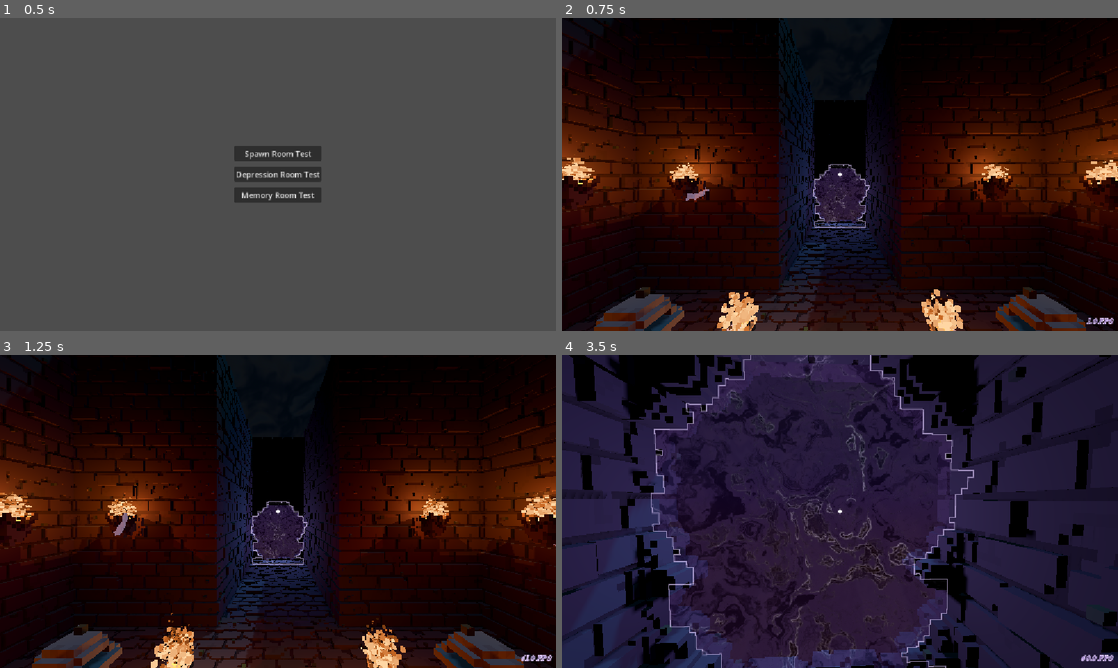
Above: before the commit, frames 1-4 (two rows, left to right).
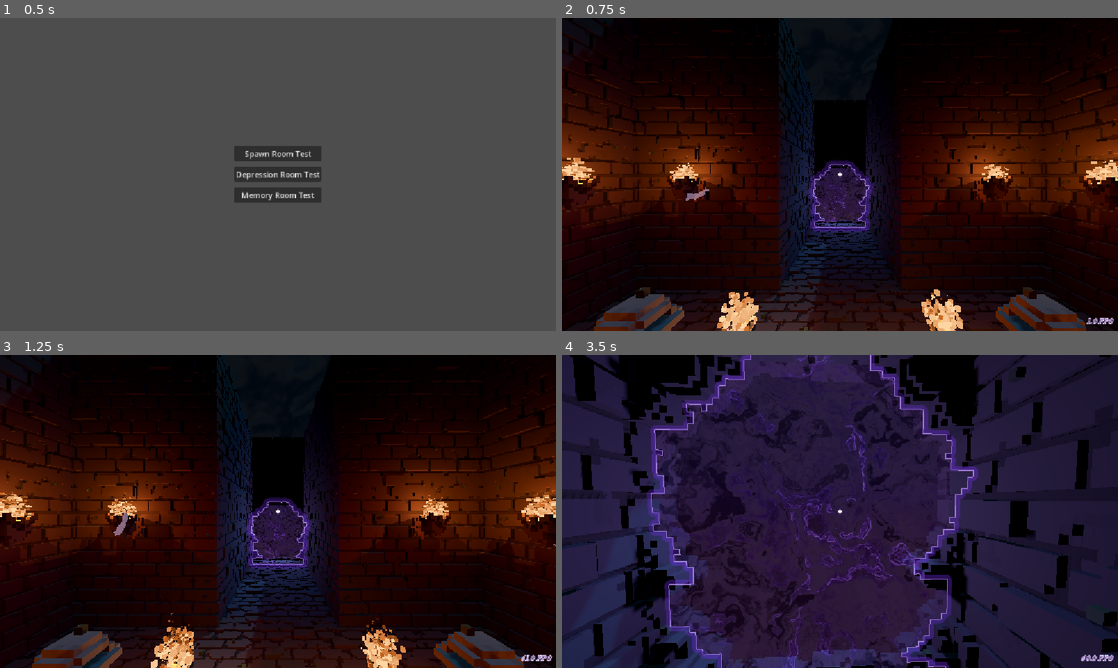
Above: after the commit, the same moments.

Repository: Josephblt/the-loop
Game: Godot game, scene res://tests/test_scene_menu.tscn
Same seed, same stepped clock (60 frames per second), same inputs: the game is played once before the commit and once after it.
Inputs (mouse positions are in pixels of both pictures, inside the frame that each line leads up to):
- Up to frame 1 (0.5 s): no input
- Up to frame 2 (0.75 s): click "Spawn Room Test" at 0.5 s
- Up to frame 3 (1.25 s): no input
- Up to frame 4 (3.5 s): move the mouse to (867, 511) at 1.27 s; hold W (Forward) from 1.28 s (still down); click (867, 511) at 1.35 s; tap Space (Jump) at 1.52, 2.27 s; move the mouse to (812, 511) at 2.02 s; tap Shift (Walk) at 2.1 s; move the mouse to (851, 505) at 2.77 s; click (851, 505) at 2.85 s

Frame 1 is identical in both runs. In frame 2, 0.8% of the frame differs, in the area x 44-57%, y 45-69%; in frame 3, 0.7%; in frame 4, 4.4%, in the area x 15-75%, y 0-100%.

Commit message:
Add dedicated portal rim shader

Diff:
--- /dev/null
+++ b/src/assets/materials/effects/portal_rim_material.tres
@@ -0,0 +1,12 @@
+[gd_resource type="ShaderMaterial" format=3]
+
+[ext_resource type="Shader" path="res://shaders/portal_rim.gdshader" id="1_portal_rim"]
+
+[resource]
+shader = ExtResource("1_portal_rim")
+shader_parameter/core_color = Color(0.92, 0.82, 1, 1)
+shader_parameter/halo_color = Color(0.48, 0.18, 1, 0.55)
+shader_parameter/core_width = 2.0
+shader_parameter/halo_width = 10.0
+shader_parameter/pulse_speed = 2.2
+shader_parameter/pulse_strength = 0.22
--- a/src/game/actors/player.tscn
+++ b/src/game/actors/player.tscn
@@ -3,6 +3,7 @@
 [ext_resource type="Script" uid="uid://dwj8clsjj6iqy" path="res://scripts/game/actors/player/player.gd" id="1_8itsh"]
 [ext_resource type="Script" uid="uid://dfs8wj1kaybuq" path="res://scripts/game/actors/player/outline_camera.gd" id="2_fyoa2"]
 [ext_resource type="Material" uid="uid://0y0hhoo7hqlx" path="res://assets/materials/effects/outline_material.tres" id="3_3kwvn"]
+[ext_resource type="Material" path="res://assets/materials/effects/portal_rim_material.tres" id="4_portal_rim"]
 [ext_resource type="Material" uid="uid://cdtwaue1fnyls" path="res://assets/materials/ui/dissolve_canvas_item_material.tres" id="3_bfqtb"]
 [ext_resource type="FontFile" uid="uid://cyerm0c5sb0ox" path="res://assets/fonts/IbarraRealNova-BoldItalic.ttf" id="4_btjqu"]
 [ext_resource type="Script" uid="uid://ckunku72jtdu0" path="res://scripts/game/ui/fps.gd" id="5_btjqu"]
@@ -65,6 +66,17 @@
 cull_mask = 1047554
 current = true
 
+[node name="PortalRimViewport" type="SubViewport" parent="Camera3D"]
+unique_name_in_owner = true
+transparent_bg = true
+render_target_update_mode = 4
+
+[node name="PortalRimCamera3D" type="Camera3D" parent="Camera3D/PortalRimViewport"]
+unique_name_in_owner = true
+transform = Transform3D(1, 0, 0, 0, 1, 0, 0, 0, 1, 0, 3, 0)
+cull_mask = 512
+current = true
+
 [node name="AudioListener3D" type="AudioListener3D" parent="." unique_id=1594547787]
 current = true
 
@@ -118,3 +130,14 @@
 grow_vertical = 2
 mouse_filter = 2
 expand_mode = 1
+
+[node name="PortalRimTextureRect" type="TextureRect" parent="CanvasLayer/Outline"]
+unique_name_in_owner = true
+material = ExtResource("4_portal_rim")
+anchors_preset = 15
+anchor_right = 1.0
+anchor_bottom = 1.0
+grow_horizontal = 2
+grow_vertical = 2
+mouse_filter = 2
+expand_mode = 1
--- a/src/game/effects/gate.tscn
+++ b/src/game/effects/gate.tscn
@@ -70,7 +70,7 @@
 
 [node name="CSGPolygon3D" type="CSGPolygon3D" parent="Barrier" unique_id=83916657]
 transform = Transform3D(1, 0, 0, 0, 1, 0, 0, 0, 1, 0, 0, -2.8)
-layers = 3
+layers = 513
 cast_shadow = 0
 polygon = PackedVector2Array(-2.1000001, 0, -2.1000001, 0.1, -1.5, 0.1, -1.5, 0.4, -1.8000001, 0.4, -1.8000001, 0.5, -1 …(1551 unchanged characters)…
 depth = 0.01
--- a/src/scripts/game/actors/player/outline_camera.gd
+++ b/src/scripts/game/actors/player/outline_camera.gd
@@ -4,22 +4,30 @@
 @onready var outline_viewport: SubViewport = %OutlineViewport
 @onready var outline_camera: Camera3D = %OutlineCamera3D
 @onready var outline_texture_rect: TextureRect = %OutlineTextureRect
+@onready var portal_rim_viewport: SubViewport = %PortalRimViewport
+@onready var portal_rim_camera: Camera3D = %PortalRimCamera3D
+@onready var portal_rim_texture_rect: TextureRect = %PortalRimTextureRect
 
 
 func _ready() -> void:
 	outline_viewport.world_3d = get_viewport().world_3d
+	portal_rim_viewport.world_3d = get_viewport().world_3d
 	outline_camera.make_current()
+	portal_rim_camera.make_current()
 
 	outline_texture_rect.texture = outline_viewport.get_texture()
+	portal_rim_texture_rect.texture = portal_rim_viewport.get_texture()
 
 	get_viewport().size_changed.connect(_sync_outline_viewport_size)
 
 	_sync_outline_viewport_size()
 	_sync_outline_camera()
+	_sync_portal_rim_camera()
 
 
 func _process(_delta: float) -> void:
 	_sync_outline_camera()
+	_sync_portal_rim_camera()
 
 
 func _sync_outline_camera() -> void:
@@ -35,6 +43,20 @@
 	outline_camera.v_offset = v_offset
 
 
+func _sync_portal_rim_camera() -> void:
+	portal_rim_camera.global_transform = global_transform
+	portal_rim_camera.projection = projection
+	portal_rim_camera.fov = fov
+	portal_rim_camera.size = size
+	portal_rim_camera.near = near
+	portal_rim_camera.far = far
+	portal_rim_camera.keep_aspect = keep_aspect
+	portal_rim_camera.frustum_offset = frustum_offset
+	portal_rim_camera.h_offset = h_offset
+	portal_rim_camera.v_offset = v_offset
+
+
 func _sync_outline_viewport_size() -> void:
-	var viewport_size := get_viewport().get_visible_rect().size
+	var viewport_size: Vector2 = get_viewport().get_visible_rect().size
 	outline_viewport.size = Vector2i(viewport_size)
+	portal_rim_viewport.size = Vector2i(viewport_size)
--- /dev/null
+++ b/src/shaders/portal_rim.gdshader
@@ -0,0 +1,31 @@
+shader_type canvas_item;
+
+uniform vec4 core_color : source_color = vec4(0.92, 0.82, 1.0, 1.0);
+uniform vec4 halo_color : source_color = vec4(0.48, 0.18, 1.0, 0.55);
+uniform float core_width : hint_range(1.0, 8.0) = 2.0;
+uniform float halo_width : hint_range(2.0, 24.0) = 10.0;
+uniform float pulse_speed : hint_range(0.0, 8.0) = 2.2;
+uniform float pulse_strength : hint_range(0.0, 1.0) = 0.22;
+
+void fragment() {
+	float center = texture(TEXTURE, UV).a;
+	float core_mask = 0.0;
+	float halo_mask = 0.0;
+
+	for (int index = 0; index < 16; index++) {
+		float angle = float(index) * 0.3926991;
+		vec2 direction = vec2(cos(angle), sin(angle));
+		core_mask = max(core_mask, texture(TEXTURE, UV + direction * TEXTURE_PIXEL_SIZE * core_width).a);
+		halo_mask = max(halo_mask, texture(TEXTURE, UV + direction * TEXTURE_PIXEL_SIZE * halo_width).a);
+	}
+
+	core_mask = max(core_mask - center, 0.0);
+	halo_mask = max(halo_mask - center, 0.0) * (1.0 - core_mask);
+
+	float pulse = 1.0 - pulse_strength;
+	pulse += pulse_strength * (0.5 + 0.5 * sin(TIME * pulse_speed + UV.y * 19.0));
+	float alpha = core_mask * core_color.a + halo_mask * halo_color.a * pulse;
+	vec3 color = mix(halo_color.rgb, core_color.rgb, core_mask);
+
+	COLOR = vec4(color, alpha);
+}
Not shown, added: src/shaders/portal_rim.gdshader.uid
